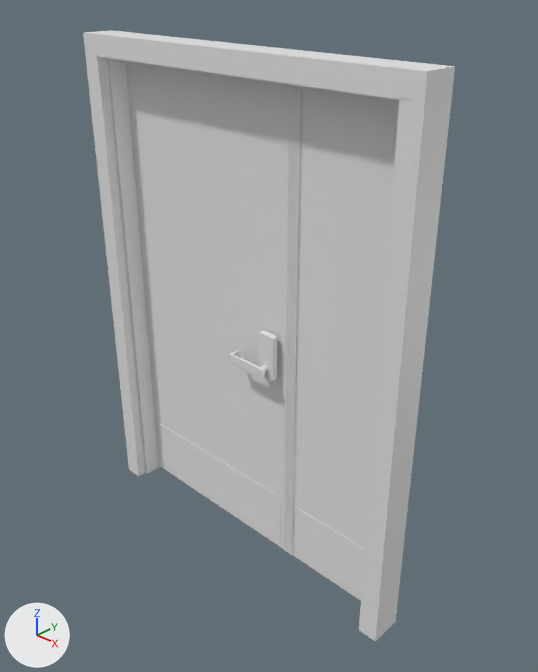
What one commit did to the Blender file Assets/Models/Modular Metric/Blender/Doors/door shape 7.blend.
Rendered twice from a camera (50 mm lens) standing at (7.18, -6.31, 4.56) and looking at (1.05, 0.06, 0.05). The lights are fixed; the arrows at lower left show +X, +Y and +Z.

The older version as bpy lines, for what is in view:
```python
ob_plane = bpy.data.objects.new('Plane', me_plane_001)
ob_plane.location = (0.0, -0.04, 0.0)
ob_plane.rotation_euler = (-1.571, 1.571, 0.0)  # degrees (-90, 90, 0)
ob_plane.scale = (3.33, 1.5, 1.0)
ob_plane_001 = bpy.data.objects.new('Plane.001', me_plane_003)
ob_plane_001.location = (2.33, -0.04, 0.0)
ob_plane_001.rotation_euler = (-1.571, 1.571, 0.0)  # degrees (-90, 90, 0)
ob_plane_001.scale = (3.33, 0.782, 1.01)
ob_plane_002 = bpy.data.objects.new('Plane.002', me_plane_006)
ob_plane_002.location = (0.8, 0.01, 3.5)
ob_plane_002.rotation_euler = (1.571, 0.0, 0.0)  # degrees (90, 0, 0)
ob_plane_002.scale = (2.64, 0.162, 0.161)
ob_plane_003 = bpy.data.objects.new('Plane.003', me_plane_004)
ob_plane_003.location = (1.55, -0.05, -0.01)
ob_plane_003.rotation_euler = (1.571, 0.0, 0.0)  # degrees (90, 0, 0)
ob_plane_003.scale = (0.0919, 3.32, 1.0)
ob_plane_004 = bpy.data.objects.new('Plane.004', me_plane_009)
ob_plane_004.location = (3.28, 0.01, 0.03)
ob_plane_004.rotation_euler = (1.571, 1.571, 0.0)  # degrees (90, 90, 0)
ob_plane_004.scale = (3.38, 0.162, 0.161)
ob_plane_006 = bpy.data.objects.new('Plane.006', me_plane_012)
ob_plane_006.location = (-1.67, 0.01, 0.01)
ob_plane_006.rotation_euler = (1.571, -1.571, 0.0)  # degrees (90, -90, 0)
ob_plane_006.scale = (3.39, 0.162, 0.161)
```
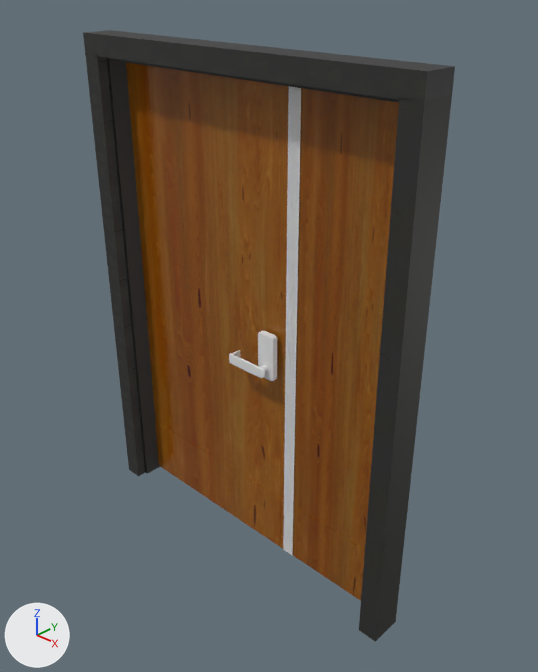
Where the change shows, as pixel boxes [x1, y1, x2, y2] in the pictures (538 x 672 px):
'Plane', recoloured (grey to brown): [126, 62, 289, 548] in both
'Plane.001', recoloured (grey to brown): [292, 88, 399, 601] in both
'Plane.004', recoloured (grey to black): [359, 95, 452, 641] in both
'Plane.006', recoloured (grey to black): [85, 54, 160, 476] in both
'Plane.002', recoloured (grey to black): [83, 30, 455, 102] in both

Patch to the scene script:
```diff
--- a/Assets/Models/Modular Metric/Blender/Doors/door shape 7.blend.py
+++ b/Assets/Models/Modular Metric/Blender/Doors/door shape 7.blend.py
@@ mat_metal_frame @@
+mat_metal_frame = bpy.data.materials.new('Metal Frame')
+# uses the picture img_gwc_peeling_paint_basecolor_jpg
+# uses the picture img_gwc_peeling_paint_metallic_jpg
+# uses the picture img_gwc_peeling_paint_normal_jpg
+# uses the picture img_gwc_peeling_paint_roughness_jpg
@@ mat_wood @@
+mat_wood = bpy.data.materials.new('Wood')
+# uses the picture img_spruce_wood_varnished_albedo_jpg
+# uses the picture img_spruce_wood_varnished_height_jpg
+# uses the picture img_spruce_wood_varnished_normal_jpg
+# uses the picture img_spruce_wood_varnished_roughness_jpg
@@ me_plane_001 @@
 me_plane_001.from_pydata(...)  # 22 vertices, 19 faces; spans x -1.0..1.0, y -1.0..1.0, z -0.01..0.05
+me_plane_001.materials.append(mat_wood)
@@ me_plane_003 @@
 me_plane_003.from_pydata(...)  # 18 vertices, 13 faces; spans x -1.0..1.0, y -1.0..1.0, z -0.01..0.05
+me_plane_003.materials.append(mat_wood)
@@ me_plane_006 @@
 me_plane_006.from_pydata(...)  # 14 vertices, 12 faces; spans x -1.0..1.0, y -1.0..1.0, z 0.0..2.79
+me_plane_006.materials.append(mat_metal_frame)
@@ me_plane_009 @@
 me_plane_009.from_pydata(...)  # 14 vertices, 12 faces; spans x -1.0..1.0, y -1.0..1.0, z 0.0..2.79
+me_plane_009.materials.append(mat_metal_frame)
@@ me_plane_012 @@
 me_plane_012.from_pydata(...)  # 14 vertices, 12 faces; spans x -1.0..1.0, y -1.0..1.0, z 0.0..2.79
+me_plane_012.materials.append(mat_metal_frame)
```
